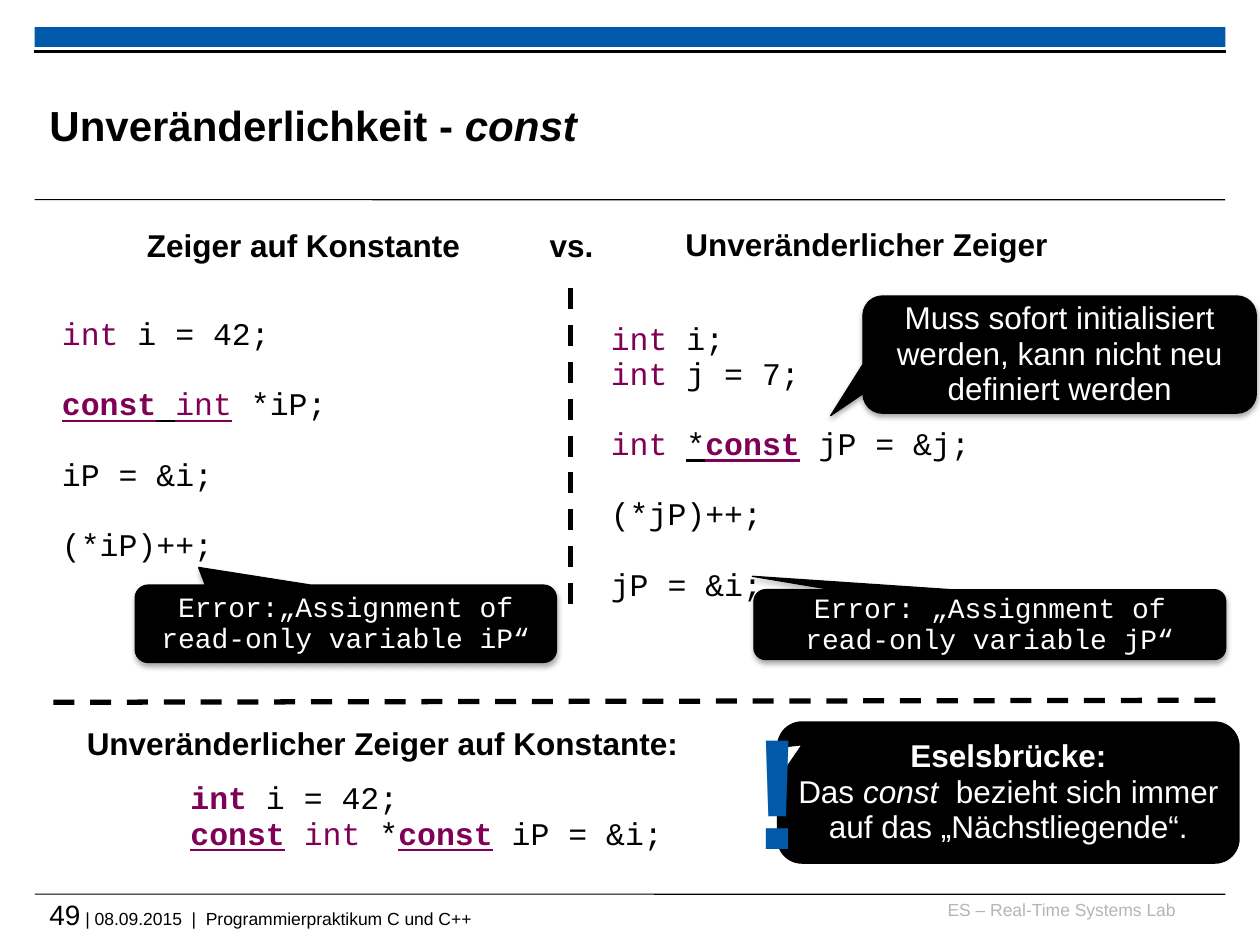
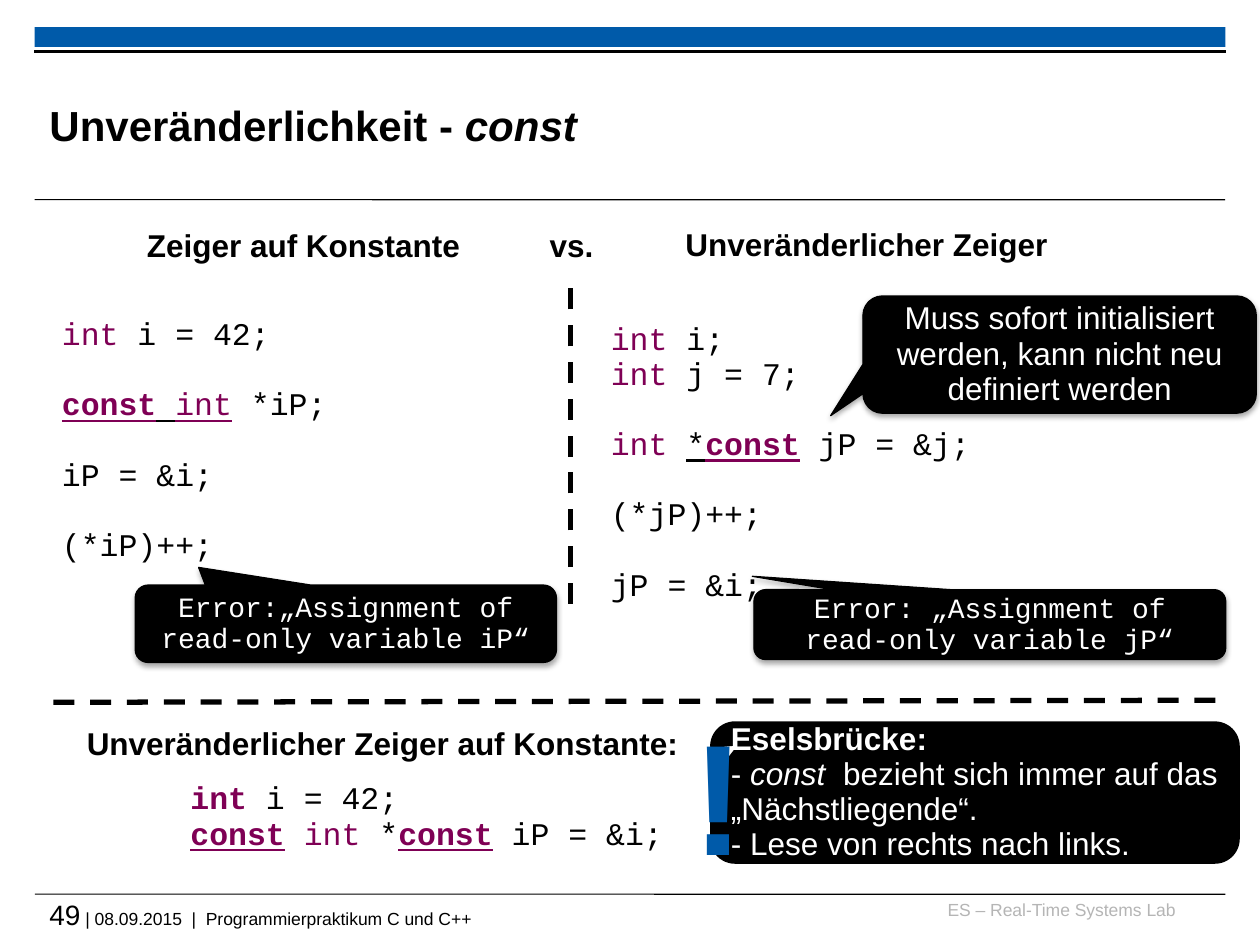
Before and after one commit to h82k/tud-cppp, a slide deck: slide 49 of vorlesung/cppp_lecture.pptx. Drawn at 1260x945 pixels with LibreOffice and Linux fonts; fonts in the diff are those of the drawing; background and template pictures are left out. Boxes give left, top, right and bottom in pixels: in the first picture for what was removed or moved away, otherwise in the second. Text is boxed around its words. In the diff, an @@ line names an element or a change of style, - is before the commit and + after.

```diff
--- a/vorlesung/cppp_lecture.pptx
+++ b/vorlesung/cppp_lecture.pptx
@@ text "!": place and size @@
-text "!" at bbox=[740, 702, 770, 892]
+text "!" at bbox=[680, 709, 711, 900]
@@ rounded speech box "Eselsbrücke:": place and size @@
-rounded speech box "Eselsbrücke:" at bbox=[779, 723, 1237, 862]
+rounded speech box "Eselsbrücke:" at bbox=[712, 723, 1239, 862]
@@ text in rounded speech box at bbox=[731, 727, 1218, 856]: text changed @@
-Eselsbrücke:
-Das const bezieht sich immer auf das „Nächstliegende“.
+Eselsbrücke:
+- const bezieht sich immer auf das „Nächstliegende“.
+- Lese von rechts nach links.
```
Also in this commit, not shown: 2 other slides changed, 1 slide added, 2 other files.
